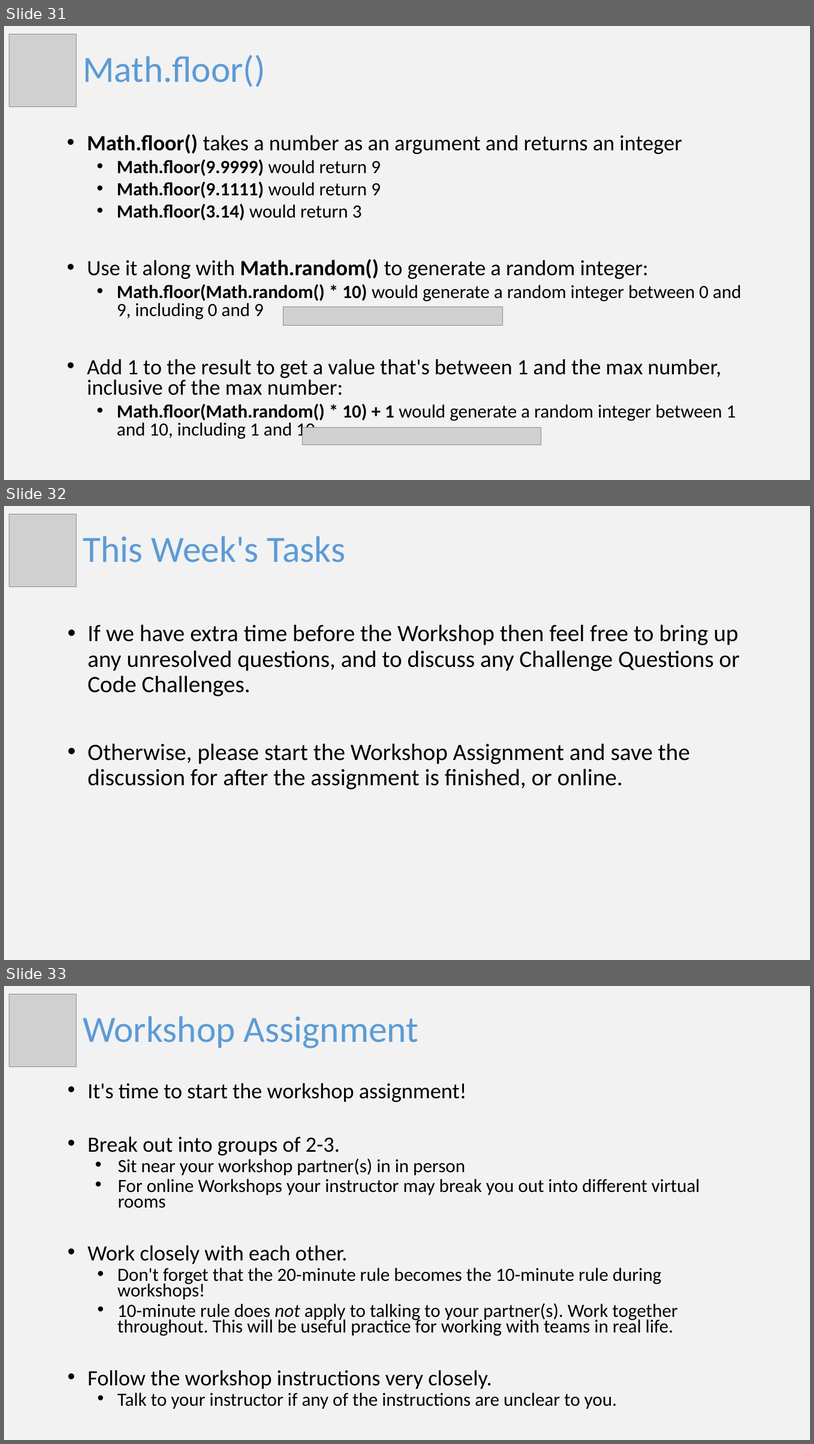
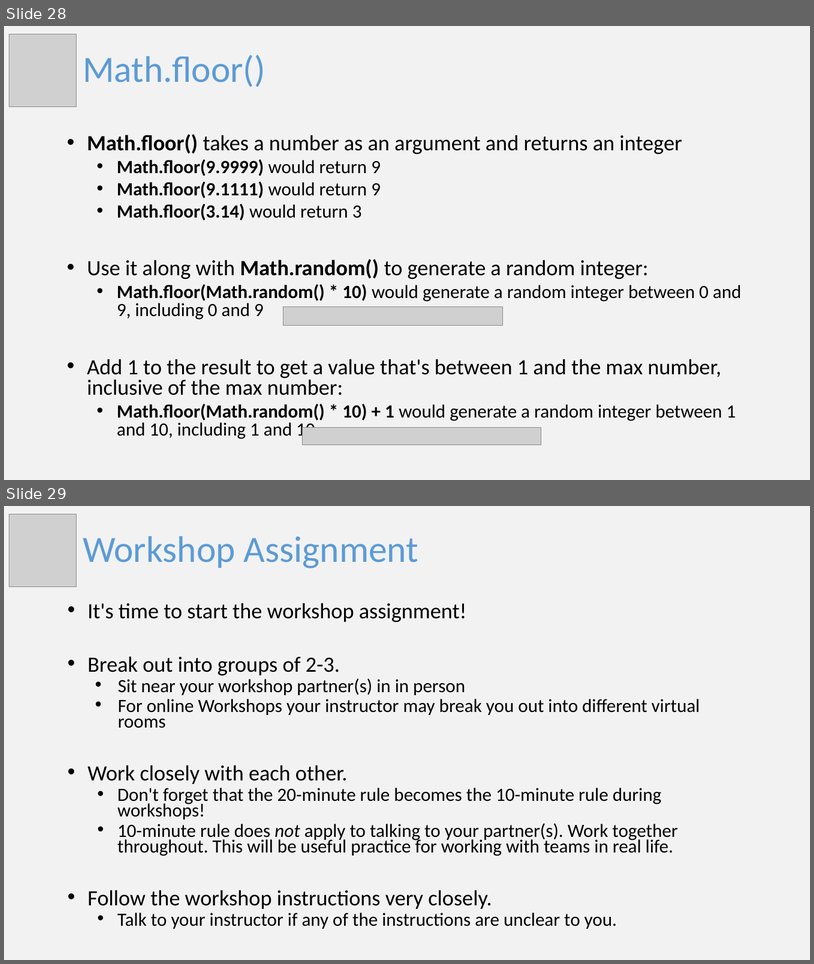
Before and after one commit to stephanieraymos/6-2021-cohort-week-3, a slide deck: Slides/Slides-week3.pptx. Shown one above the other, each under a label of ours: slides 31, 32 and 33 before the commit, slides 28 and 29 after it. The pictures are 814x1444 and 814x964 pixels, drawn with LibreOffice and Linux fonts; fonts in the diff are those of the drawing; grey boxes stand for pictures. Boxes give left, top, right and bottom in pixels: in the first picture for what was removed or moved away, otherwise in the second. Text is boxed around its words. In the diff, an @@ line names an element or a change of style, - is before the commit and + after.

```diff
--- a/Slides/Slides-week3.pptx
+++ b/Slides/Slides-week3.pptx
@@ slide 32 removed at [4, 506, 810, 960], background #F2F2F2 @@
@@ picture removed at [9, 514, 77, 587] @@
@@ title removed at [83, 536, 345, 562] @@
-This Week's Tasks
@@ text removed at [87, 624, 740, 789] @@
-• If we have extra time before the Workshop then feel free to bring up any unresolved questions, and to discuss any Challenge Questions or Code Challenges.
-• Otherwise, please start the Workshop Assignment and save the discussion for after the assignment is finished, or online.
@@ what was slide 31 is now slide 28 @@
@@ what was slide 33 is now slide 29 @@
```
Also in this commit, not shown: 4 slides changed, 3 other slides removed, 1 other file.
